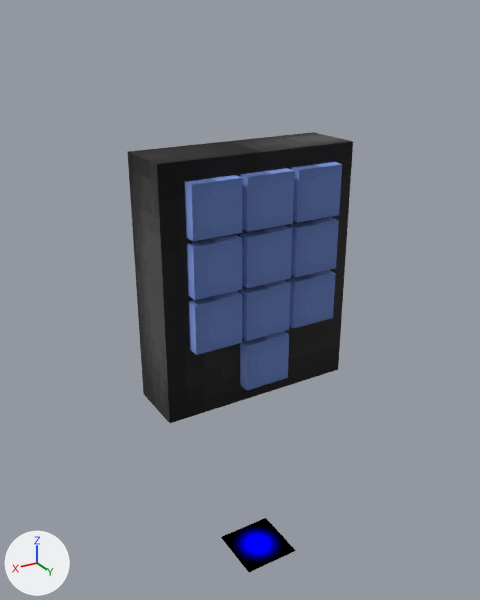
Renders of the glTF model trenchbroom/generated_models/ent_keypad.glb from each side of a commit.
Camera for both pictures: a 50 mm lens placed at (1.29, 1.99, 1.97), pointed at (0.02, -0.12, 0.92). Arrows for +X, +Y and +Z are at lower left; the lights stay in place. The picture after the commit comes second. Where no turn or scale is listed for an object, it has been applied to the vertices.

Script lines for the objects in view, before the commit:
```python
ob_meshinstance3d = bpy.data.objects.new('MeshInstance3D', me_mesh_0)
ob_meshinstance3d.location = (0.0, -0.125, 1.03)
ob_meshinstance3d3 = bpy.data.objects.new('MeshInstance3D3', me_mesh_1)
ob_meshinstance3d3.location = (0.213, 0.0, 1.359)
ob_meshinstance3d310 = bpy.data.objects.new('MeshInstance3D310', me_mesh_10)
ob_meshinstance3d310.location = (-0.005, 0.0, 0.705)
ob_meshinstance3d32 = bpy.data.objects.new('MeshInstance3D32', me_mesh_2)
ob_meshinstance3d32.location = (-0.005, 0.0, 1.359)
ob_meshinstance3d33 = bpy.data.objects.new('MeshInstance3D33', me_mesh_3)
ob_meshinstance3d33.location = (-0.222, 0.0, 1.359)
ob_meshinstance3d34 = bpy.data.objects.new('MeshInstance3D34', me_mesh_4)
ob_meshinstance3d34.location = (0.213, 0.0, 1.141)
ob_meshinstance3d35 = bpy.data.objects.new('MeshInstance3D35', me_mesh_5)
ob_meshinstance3d35.location = (-0.005, 0.0, 1.141)
ob_meshinstance3d36 = bpy.data.objects.new('MeshInstance3D36', me_mesh_6)
ob_meshinstance3d36.location = (-0.222, 0.0, 1.141)
ob_meshinstance3d37 = bpy.data.objects.new('MeshInstance3D37', me_mesh_7)
ob_meshinstance3d37.location = (0.213, 0.0, 0.923)
# also in view: 'MeshInstance3D39' at (-0.22, 0.0, 0.92); 'MeshInstance3D2' at (0.0, 0.0, -0.26); 'MeshInstance3D38' at (0.0, 0.0, 0.92)
```
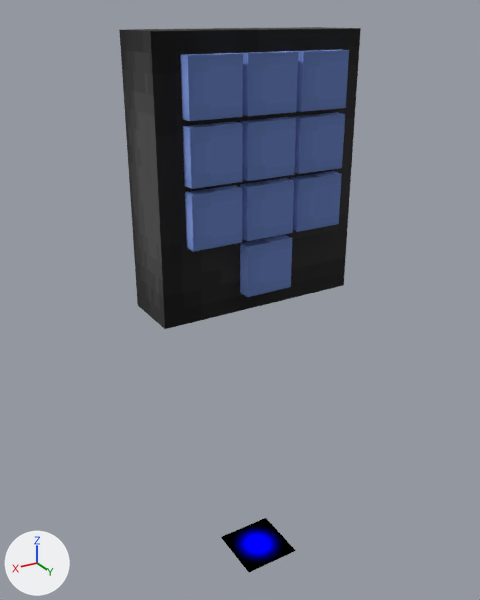
Patch to the scene script:
```diff
--- a/trenchbroom/generated_models/ent_keypad.glb.py
+++ b/trenchbroom/generated_models/ent_keypad.glb.py
@@ ob_meshinstance3d @@
 ob_meshinstance3d = bpy.data.objects.new('MeshInstance3D', me_mesh_0)
-ob_meshinstance3d.location = (0.0, -0.125, 1.03)
+ob_meshinstance3d.location = (0.0, -0.125, 1.43)
@@ ob_meshinstance3d3 @@
 ob_meshinstance3d3 = bpy.data.objects.new('MeshInstance3D3', me_mesh_1)
-ob_meshinstance3d3.location = (0.213, 0.0, 1.359)
+ob_meshinstance3d3.location = (0.213, 0.0, 1.759)
@@ ob_meshinstance3d32 @@
 ob_meshinstance3d32 = bpy.data.objects.new('MeshInstance3D32', me_mesh_2)
-ob_meshinstance3d32.location = (-0.005, 0.0, 1.359)
+ob_meshinstance3d32.location = (-0.005, 0.0, 1.759)
@@ ob_meshinstance3d33 @@
 ob_meshinstance3d33 = bpy.data.objects.new('MeshInstance3D33', me_mesh_3)
-ob_meshinstance3d33.location = (-0.222, 0.0, 1.359)
+ob_meshinstance3d33.location = (-0.222, 0.0, 1.759)
@@ ob_meshinstance3d34 @@
 ob_meshinstance3d34 = bpy.data.objects.new('MeshInstance3D34', me_mesh_4)
-ob_meshinstance3d34.location = (0.213, 0.0, 1.141)
+ob_meshinstance3d34.location = (0.213, 0.0, 1.541)
@@ ob_meshinstance3d35 @@
 ob_meshinstance3d35 = bpy.data.objects.new('MeshInstance3D35', me_mesh_5)
-ob_meshinstance3d35.location = (-0.005, 0.0, 1.141)
+ob_meshinstance3d35.location = (-0.005, 0.0, 1.541)
@@ ob_meshinstance3d36 @@
 ob_meshinstance3d36 = bpy.data.objects.new('MeshInstance3D36', me_mesh_6)
-ob_meshinstance3d36.location = (-0.222, 0.0, 1.141)
+ob_meshinstance3d36.location = (-0.222, 0.0, 1.541)
@@ ob_meshinstance3d37 @@
 ob_meshinstance3d37 = bpy.data.objects.new('MeshInstance3D37', me_mesh_7)
-ob_meshinstance3d37.location = (0.213, 0.0, 0.923)
+ob_meshinstance3d37.location = (0.213, 0.0, 1.323)
@@ ob_meshinstance3d38 @@
 ob_meshinstance3d38 = bpy.data.objects.new('MeshInstance3D38', me_mesh_8)
-ob_meshinstance3d38.location = (-0.005, 0.0, 0.923)
+ob_meshinstance3d38.location = (-0.005, 0.0, 1.323)
@@ ob_meshinstance3d39 @@
 ob_meshinstance3d39 = bpy.data.objects.new('MeshInstance3D39', me_mesh_9)
-ob_meshinstance3d39.location = (-0.222, 0.0, 0.923)
+ob_meshinstance3d39.location = (-0.222, 0.0, 1.323)
@@ ob_meshinstance3d310 @@
 ob_meshinstance3d310 = bpy.data.objects.new('MeshInstance3D310', me_mesh_10)
-ob_meshinstance3d310.location = (-0.005, 0.0, 0.705)
+ob_meshinstance3d310.location = (-0.005, 0.0, 1.105)
```

What differs and where, as boxes [x1, y1, x2, y2] in the pictures (480 x 600 px):
'MeshInstance3D', moved: before [128, 132, 353, 423]; after [119, 27, 361, 329]
'MeshInstance3D3', moved: before [185, 175, 242, 241]; after [180, 53, 243, 121]
'MeshInstance3D34', moved: before [187, 235, 242, 300]; after [183, 122, 243, 189]
'MeshInstance3D32', moved: before [240, 168, 294, 232]; after [241, 51, 298, 116]
'MeshInstance3D37', moved: before [189, 291, 242, 355]; after [185, 185, 242, 251]
'MeshInstance3D35', moved: before [240, 226, 293, 288]; after [240, 117, 296, 181]
'MeshInstance3D33', moved: before [291, 162, 342, 223]; after [295, 50, 349, 112]
'MeshInstance3D38', moved: before [240, 280, 291, 341]; after [240, 178, 294, 241]
'MeshInstance3D36', moved: before [290, 217, 339, 277]; after [293, 113, 345, 174]
'MeshInstance3D310', moved: before [240, 331, 289, 390]; after [240, 235, 292, 297]
'MeshInstance3D39', moved: before [288, 270, 336, 328]; after [291, 171, 342, 232]
